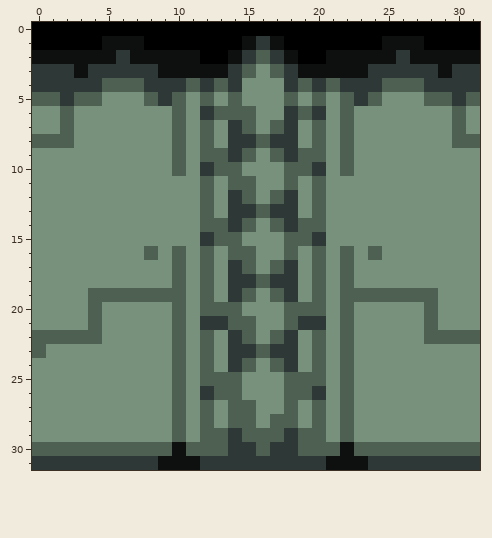
Two versions of one pixel-art sprite, assets/images/Background_Wall.png. The picture above is the old version.
The file is 32x32 pixels.
After the commit:
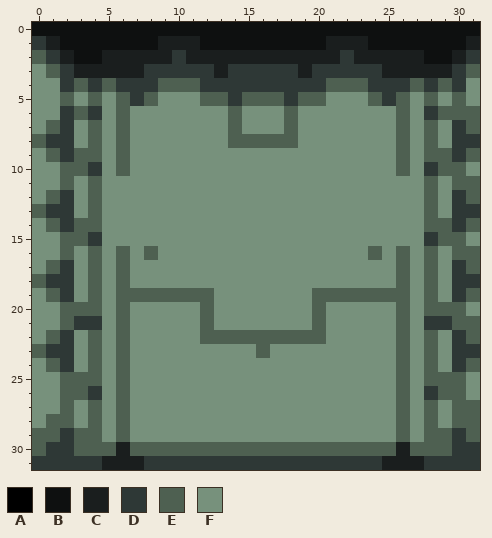
Palette (. is transparent): A #000000  B #0e1010  C #1a1e1e  D #2e3836  E #4e6051  F #77917c
Edits made:
Changed rows in their new state; - is an unchanged pixel.
first column x 0:
 0 BBBBBBBBBBBBBBBBBBBBBBBBBBBBBBBB
 1 DCBBB---BCCCBBB-B-BBBCCCB---BBBC
 2 EDC--CCCCCDCCCCCCCCCCCDCCCCC--CD
 3 FE-CCCCC-DDDDC-DDD-CDDDD-CCCCC-E
 4 FF-E--DD-EE--D-DDD-D--EE-DD--E-F
 5 FFEF--ED-FF--EDEEEDE--FF-DE--FEF
 6 --DED-E---F-FF-F--EFF-F---E-DE-E
 7 -ED-E-E---F-F-EF-FE-F-F---E-E-DE
 8 -DD-E-E---F-F-EE-EE-F-F---E-E-DD
 9 -EDEE-E---F-FFFF-FFFF-F---E-EEDE
10 --EED-E---F-FFF---FFF-F---E-DEE-
11 --E-E-------F-FF--F-F-------E-EE
12 -ED-E-------F-FF-FF-F-------E-DE
13 EDD-E-------F-FFFFF-F-------E-DD
14 -EDEE-------FFFF-FFFF-------EEDE
15 --EED-------FFF---FFF-------DEE-
16 --E-E-E---F-F-FF--F-F-F---E-E-EE
17 -ED-E-E---F-F-FF-FF-F-F---E-E-DE
18 EDD-E-E---F-F-FFFFF-F-F---E-E-DD
19 -ED--F-----E--FF-FF--E-----F--DE
20 --EE--E---F--FF---FF--F---E--EE-
21 --EDD-E---F-EFFF--FFE-F---E-DDEE
22 F-DF--E---F--EE-E-EE--F---E--FD-
23 -DD-E-E---F-F-FF-FF-F-F---E-E-DD
24 -ED-E-E---F-F-FF-FF-F-F---E-E-DE
25 --EEE-E---F-FFF---FFF-F---E-EEE-
26 --EED-E---F-FFF---FFF-F---E-DEE-
27 --E-E-E---F-F-FF--F-F-F---E-E-EE
28 -EE-E-E---F-F-FF-FF-F-F---E-E-EE
29 EEDEE-E---F-FFFFFFFFF-F---E-EEDE
30 -DD---C---E---EE-EE---E---C---DD
31 -----CCC-DDD---------DDD-CCC----
Boxes around the changes in both pictures, in picture pixels (x1, y1, x2, y2):
changed: (32, 22, 480, 470)
